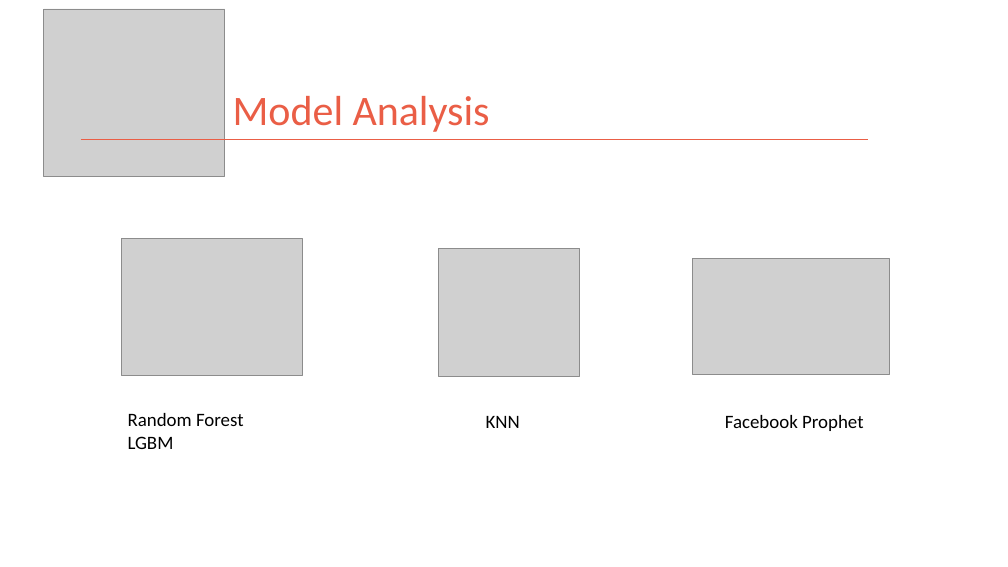
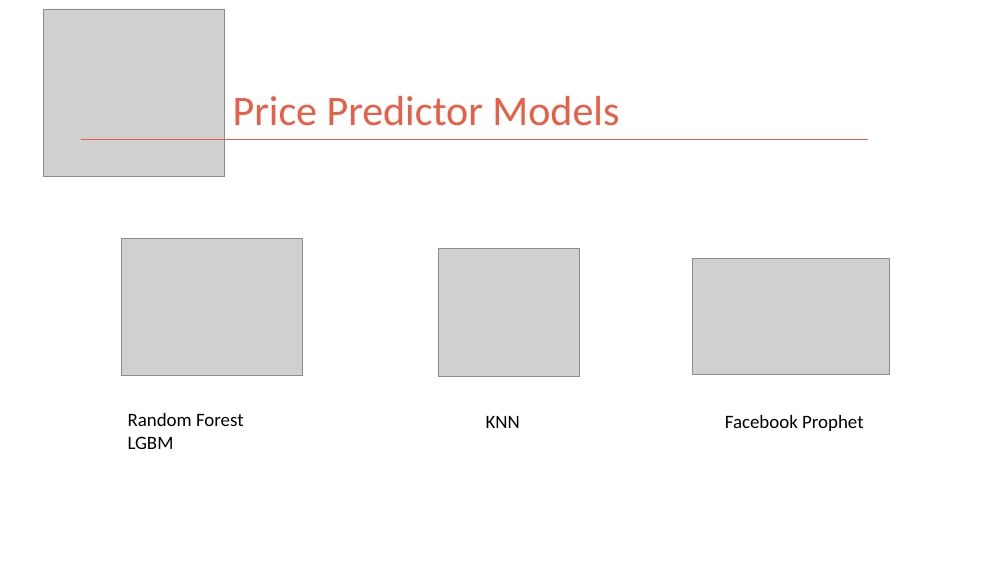
Before and after one commit to kman4/AirbnbPredictions, a slide deck: slide 4 of Airbnb Price Predictions (Model).pptx (slide 14 before the commit). Drawn at 1008x567 pixels with LibreOffice and Linux fonts; fonts in the diff are those of the drawing; grey boxes stand for pictures. Boxes give left, top, right and bottom in pixels: in the first picture for what was removed or moved away, otherwise in the second. Text is boxed around its words. In the diff, an @@ line names an element or a change of style, - is before the commit and + after.

```diff
--- a/Airbnb Price Predictions (Model).pptx
+++ b/Airbnb Price Predictions (Model).pptx
@@ title at box(233, 96, 619, 126): text changed @@
-Model Analysis
+Price Predictor Models
```
Also in this commit, not shown: 1 other slide changed.
